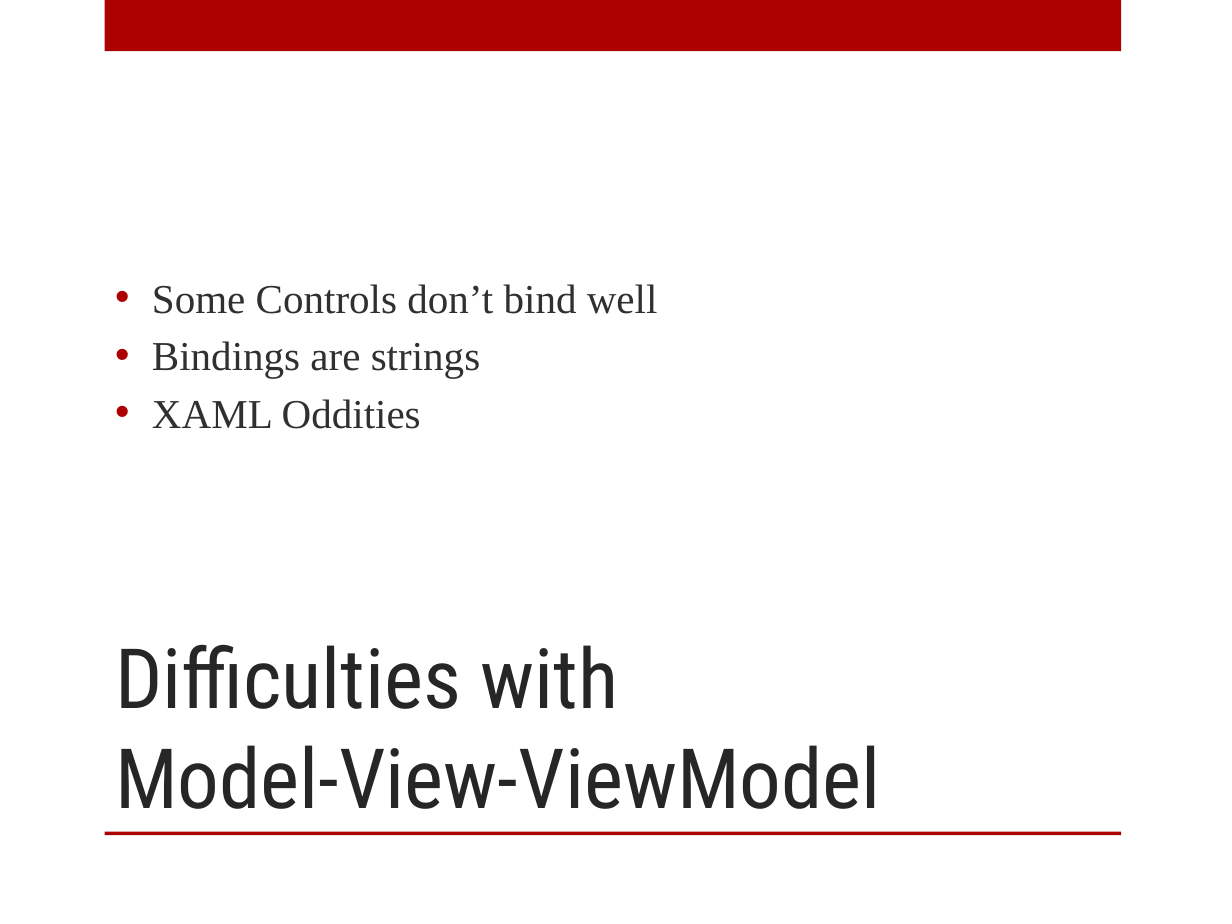
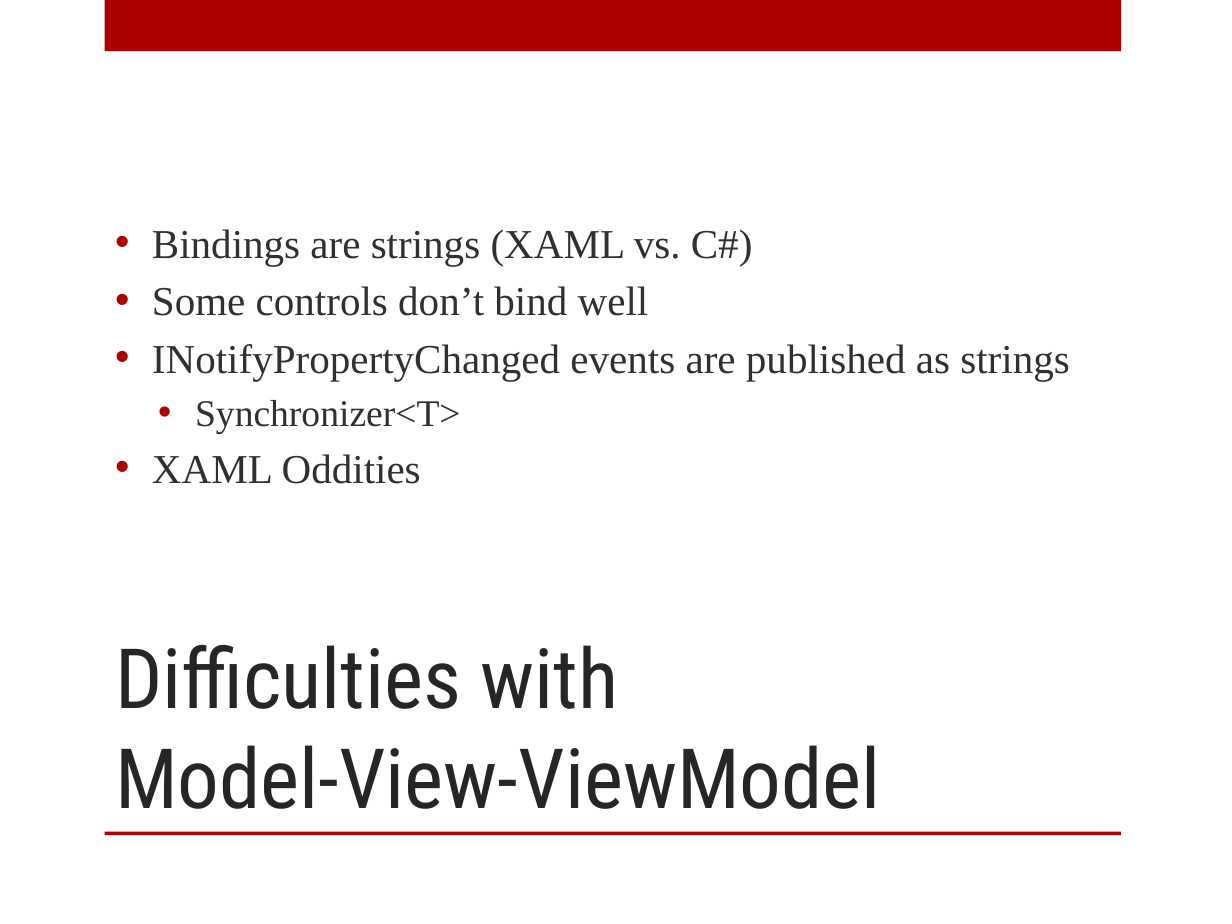
Before and after one commit to arcresources/MVPtoMVVM, a slide deck: slide 10 of docs/MVP to MVVM.pptx (slide 7 before the commit). Drawn at 1232x924 pixels with LibreOffice and Linux fonts; fonts in the diff are those of the drawing; background and template pictures are left out. Boxes give left, top, right and bottom in pixels: in the first picture for what was removed or moved away, otherwise in the second. Text is boxed around its words. In the diff, an @@ line names an element or a change of style, - is before the commit and + after.

```diff
--- a/docs/MVP to MVVM.pptx
+++ b/docs/MVP to MVVM.pptx
@@ text at <box>152,229,1070,434</box>: text changed @@
-• Some Controls don’t bind well
-• Bindings are strings
+• Bindings are strings (XAML vs. C#)
+• Some controls don’t bind well
+• INotifyPropertyChanged events are published as strings
+  • Synchronizer<T>
```
Also in this commit, not shown: 3 other slides changed, 3 slides added.
